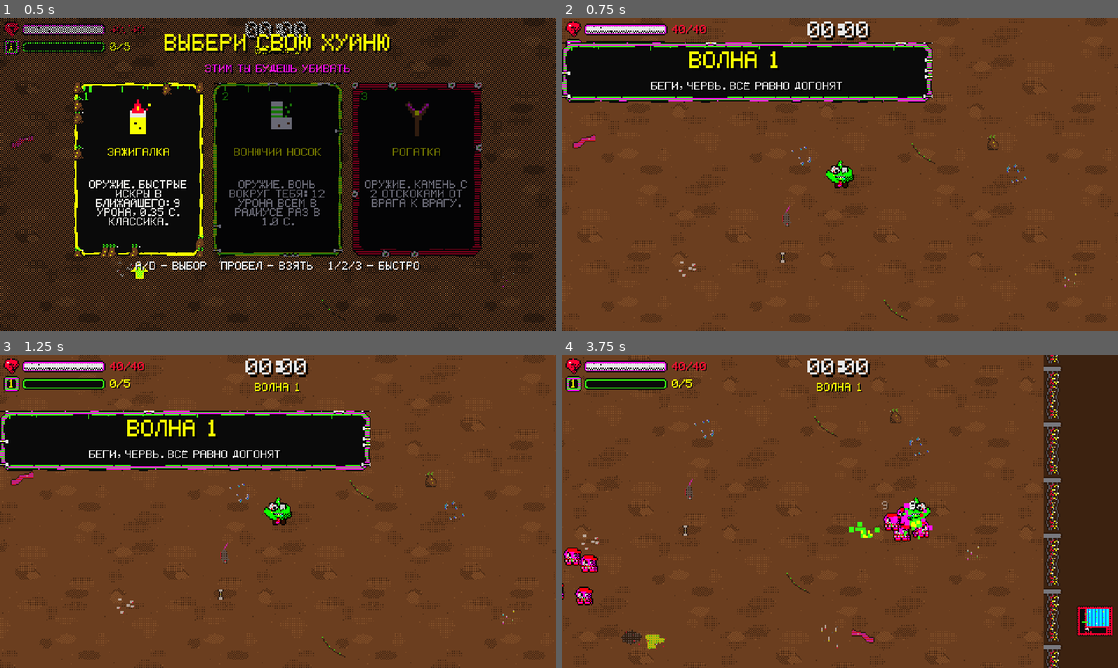
Above: before the commit, frames 1-4 (two rows, left to right).
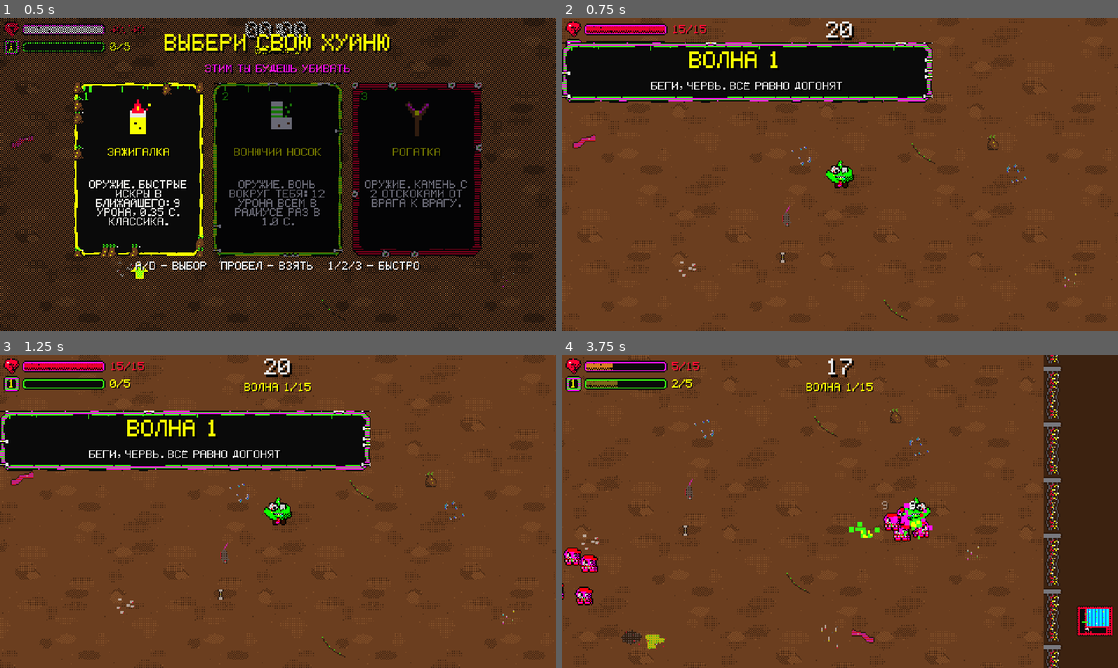
Above: after the commit, the same moments.

Repository: Gepackstuck/Stinky_Dumpster_Survivors
Game: Godot game, scene res://scenes/levels/main.tscn
The game is run twice, just before and just after one commit, with the same random seed, the same clock (stepped at 60 frames per second) and the same inputs.
Inputs (mouse positions are in pixels of both pictures, inside the frame that each line leads up to):
- Up to frame 1 (0.5 s): no input
- Up to frame 2 (0.75 s): click "1" at 0.5 s
- Up to frame 3 (1.25 s): no input
- Up to frame 4 (3.75 s): tap Enter (ui_accept) at 1.25, 1.52, 2.27 s; move the mouse to (962, 495) at 1.27 s; hold D (move_right) 1.28-2.03 s; move the mouse to (728, 527) at 2.02 s; hold S (move_down) 2.03-2.78 s; move the mouse to (895, 442) at 2.77 s; hold D (move_right) 2.78-3.53 s; move the mouse to (812, 574) at 3.52 s; hold W (move_up) from 3.53 s (still down)

Frame 1 is identical in both runs. In frame 2, 0.8% of the frame differs, in the area x 4-56%, y 1-8%; in frame 3, 1.0%; in frame 4, 1.1%, in the area x 4-56%, y 1-12%.
Error before the commit: Parse Error: Constant "HP_FULL" has the same name as a previously declared constant. (res://scripts/ui/hud.gd:11)

Commit message:
fix(hud): убран дубль константы HP_FULL
Co-Authored-By: Claude Sonnet 5.5 <noreply@anthropic.com>
Claude-Session: https://claude.ai/code/session_01GvQcLtpmeq9xDjqGAM3qCT

Diff:
--- a/scripts/ui/hud.gd
+++ b/scripts/ui/hud.gd
@@ -8,7 +8,6 @@
 const POOP: Color = Color(0.58, 0.34, 0.12)      # мало опыта — цвет дерьма
 const XP_FULL: Color = Color(0.2235, 1.0, 0.0784)  # много опыта — кислотно-зелёный
 const XP_CURVE: float = 2.2                      # >1: дерьмовый цвет XP держится дольше
-const HP_FULL: Color = Color(1.0, 0.0, 0.2)      # много HP — красный
 
 @onready var _hp_bar: TextureProgressBar = $Root/HpBar
 @onready var _hp_label: Label = $Root/HpLabel
